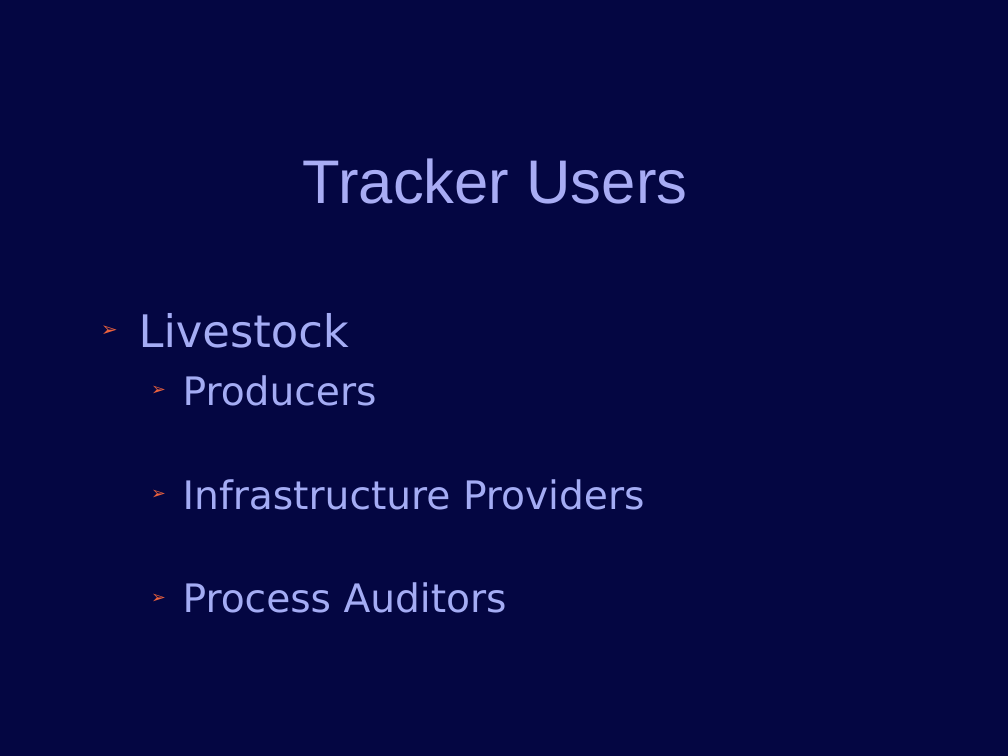
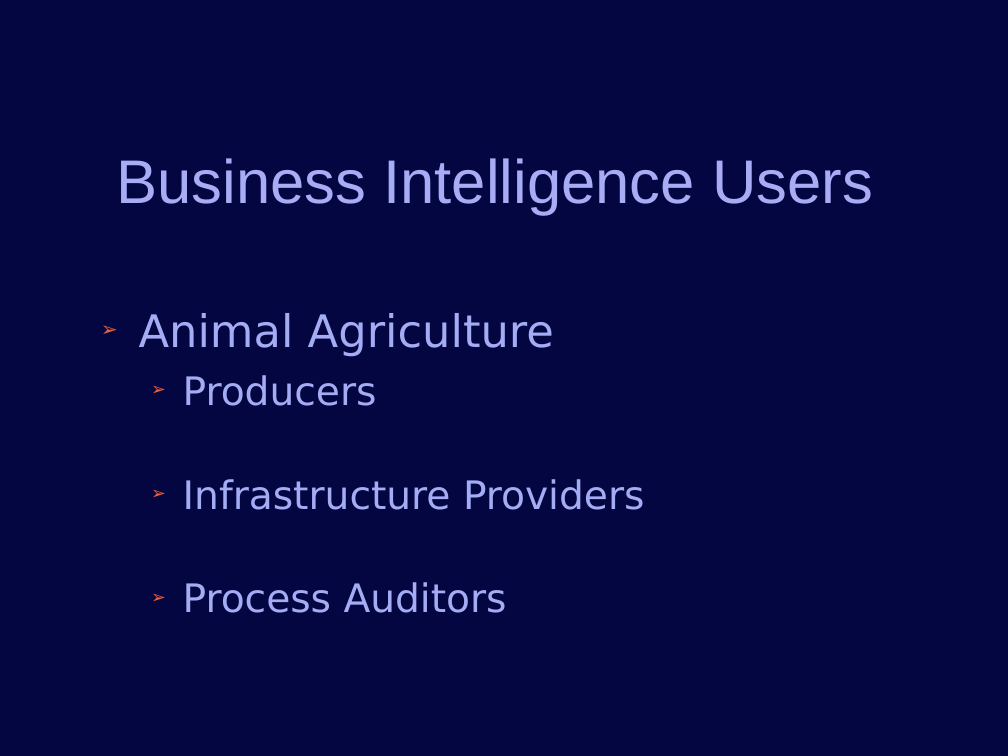
Before and after one commit to jconlon/Tracker, a slide deck: slide 3 of tracker/trunk/com.verticon.tracker.documentation/src/Tracker Introduction.odp. Drawn at 1008x756 pixels with LibreOffice and Linux fonts; fonts in the diff are those of the drawing; background and template pictures are left out. Boxes give left, top, right and bottom in pixels: in the first picture for what was removed or moved away, otherwise in the second. Text is boxed around its words. In the diff, an @@ line names an element or a change of style, - is before the commit and + after.

```diff
--- a/tracker/trunk/com.verticon.tracker.documentation/src/Tracker Introduction.odp
+++ b/tracker/trunk/com.verticon.tracker.documentation/src/Tracker Introduction.odp
@@ title at (117, 158, 873, 215): text changed @@
-Tracker Users
+Business Intelligence Users
@@ text at (139, 313, 554, 357): text changed @@
-➢ Livestock
+➢ Animal Agriculture
```
Also in this commit, not shown: 5 other slides changed, 5 slides added, 2 slides removed.
